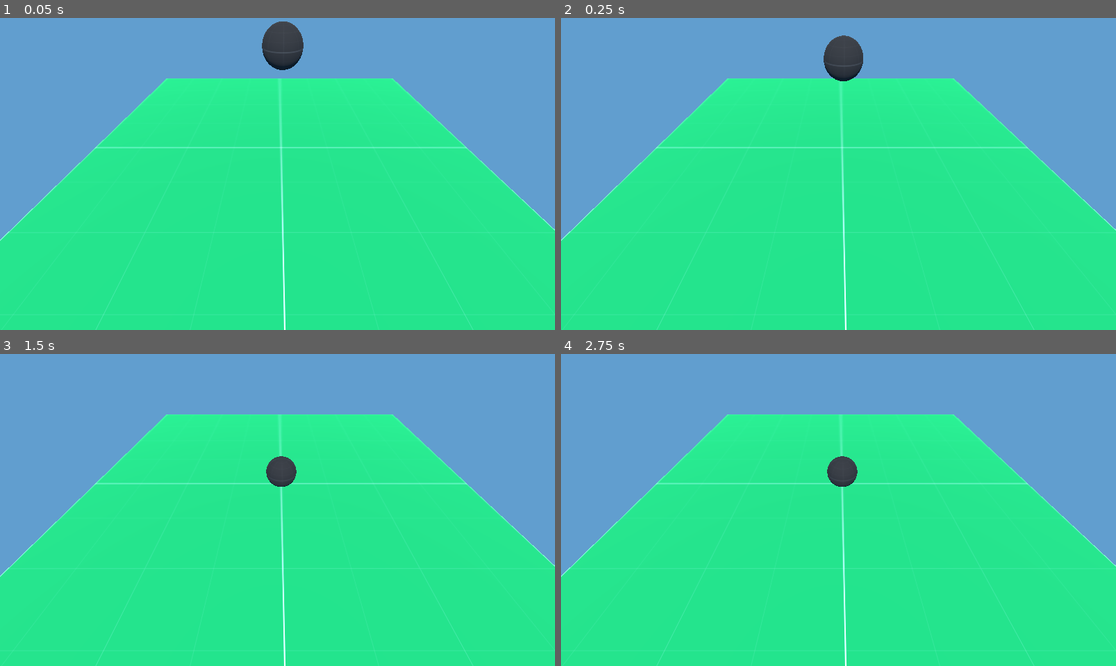
Above: before the commit, frames 1-4 (two rows, left to right).
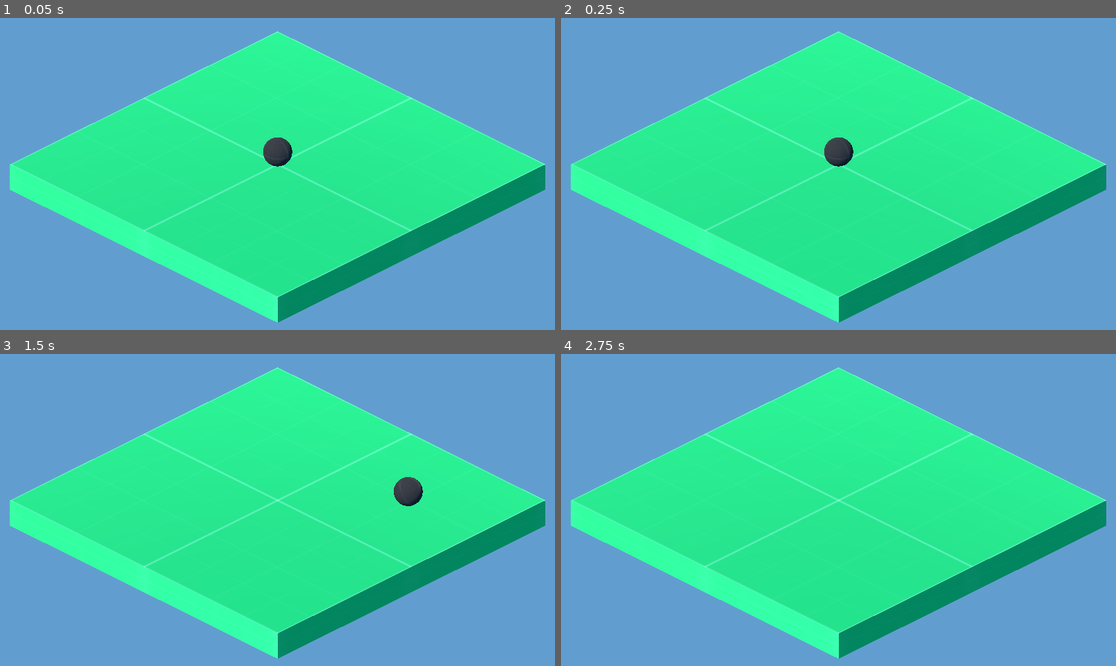
Above: after the commit, the same moments.

Repository: RandomPuddles/Game-Jam
Game: Godot game, scene res://Scenes/Main.tscn
Same seed, same stepped clock (60 frames per second), same inputs: the game is played once before the commit and once after it.
Inputs:
- Up to frame 1 (0.05 s): no input
- Up to frame 2 (0.25 s): no input
- Up to frame 3 (1.5 s): hold D (Right) 0.53-1.28 s; hold S (Backward) from 1.28 s (still down)
- Up to frame 4 (2.75 s): release S (Backward) at 2.03 s; hold D (Right) from 2.03 s (still down)

The runs differ from the first frame. In frame 1, 39% of the frame differs, in the area x 0-100%, y 1-100%; in frame 2, 39%; in frame 3, 39%, in the area x 0-100%, y 4-100%; in frame 4, 39%.

Commit message:
Implemented Marble movement
oh yeah, now we're gaming

Diff:
--- a/game-jam/Scenes/Main.tscn
+++ b/game-jam/Scenes/Main.tscn
@@ -12,6 +12,7 @@
 albedo_texture = ExtResource("1_idj7w")
 
 [sub_resource type="PhysicsMaterial" id="PhysicsMaterial_r150o"]
+friction = 3.15
 rough = true
 
 [sub_resource type="SphereShape3D" id="SphereShape3D_idj7w"]
@@ -31,7 +32,9 @@
 transform = Transform3D(0.75880545, 2.8469987e-08, -0.65131736, 0.65131736, -3.316844e-08, 0.75880545, 0, -1, -4.371139e-08, 0, 15.873002, 0)
 
 [node name="Camera3D" type="Camera3D" parent="."]
-transform = Transform3D(-3.090862e-08, 0.7071068, -0.70710677, 3.090862e-08, 0.70710677, 0.7071068, 1, 1.7763568e-15, -4.371139e-08, -5.6780024, 4.37375, -0.12599611)
+transform = Transform3D(0.7071068, 0.35141364, -0.6136029, 0, 0.8677655, 0.49697393, 0.7071068, -0.35141364, 0.6136029, -5.8723927, 4.37375, 5.864383)
+projection = 1
+size = 10.71
 
 [node name="Floor" type="CSGBox3D" parent="."]
 transform = Transform3D(1, 0, 0, 0, 1, 0, 0, 0, 1, 0, -0.5, 0)
@@ -40,7 +43,7 @@
 size = Vector3(13, 1, 13)
 
 [node name="Marble" type="RigidBody3D" parent="."]
-transform = Transform3D(1, 0, 0, 0, 1, 0, 0, 0, 1, 0, 3.0703862, 0)
+transform = Transform3D(1, 0, 0, 0, 1, 0, 0, 0, 1, 0, 0.5, 0)
 physics_material_override = SubResource("PhysicsMaterial_r150o")
 script = ExtResource("2_rgh2o")
 
--- a/game-jam/Scenes/marble.gd
+++ b/game-jam/Scenes/marble.gd
@@ -1,11 +1,28 @@
 extends RigidBody3D
+@onready var camera_3d: Camera3D = $"../Camera3D"
 
+var move_force :float = 10.0
+var max_ang_speed :float = 50.0
 
-# Called when the node enters the scene tree for the first time.
-func _ready() -> void:
-	pass # Replace with function body.
+func _ready():
+	angular_damp = 1.5
 
+func _process(_delta):
+	pass
 
-# Called every frame. 'delta' is the elapsed time since the previous frame.
-func _process(_delta: float) -> void:
+func _physics_process(_delta: float) -> void:
+	if Input.is_action_pressed("Forward"):
+		apply_torque(camera_3d.global_basis * Vector3(-1, 0, 0) * move_force)
+	if Input.is_action_pressed("Backward"):
+		apply_torque(camera_3d.global_basis * Vector3(1, 0, 0) * move_force)
+	if Input.is_action_pressed("Right"):
+		apply_torque(camera_3d.global_basis * Vector3(0, 0, -1) * move_force)
+	if Input.is_action_pressed("Left"):
+		apply_torque(camera_3d.global_basis * Vector3(0, 0, 1) * move_force)
+
+	# clamp rotational velocity
+	if angular_velocity.length() > max_ang_speed:
+		angular_velocity = angular_velocity.normalized() * max_ang_speed
+
+func _exit_tree() -> void:
 	pass
